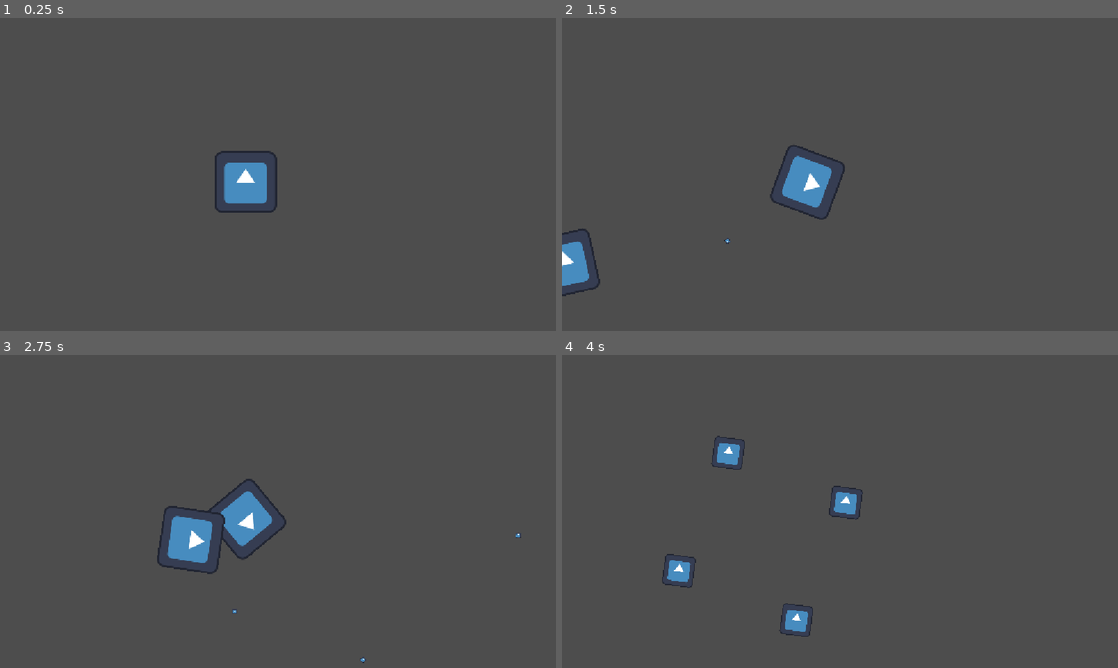
Above: before the commit, frames 1-4 (two rows, left to right).
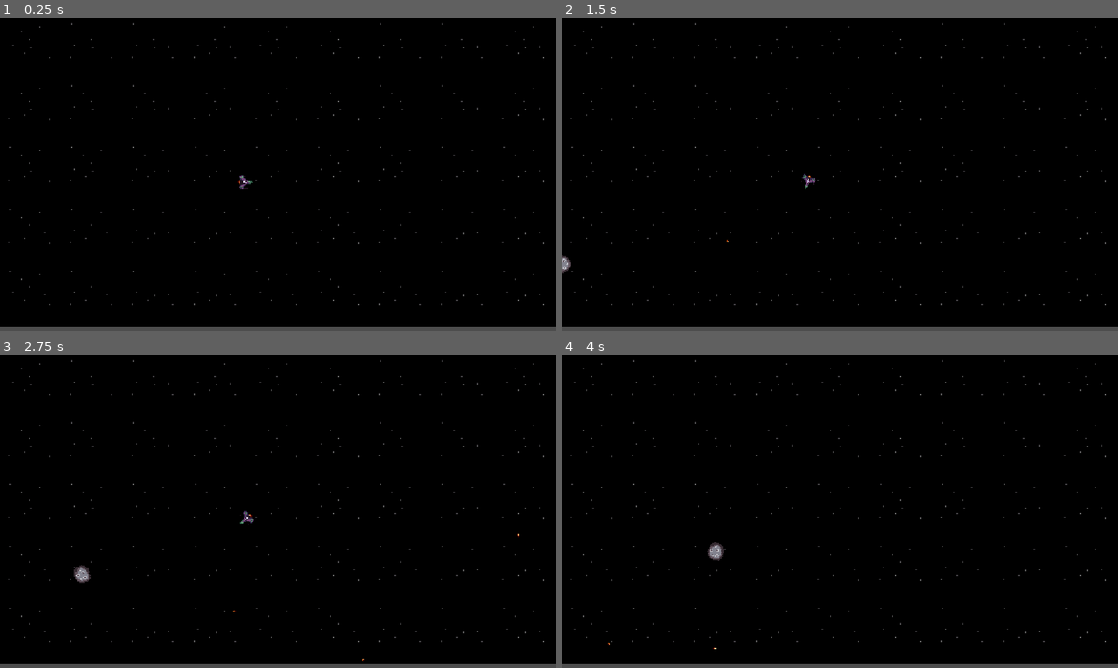
Above: after the commit, the same moments.

Repository: alanva36/vertex-godot-course-game
Game: Godot game, scene res://scenes/levels/main.tscn
The game is run twice, just before and just after one commit, with the same random seed, the same clock (stepped at 60 frames per second) and the same inputs. The engine's default icon, where the game draws it, is replaced by a stand-in: a white triangle on a blue panel in a dark square.
Inputs:
- Up to frame 1 (0.25 s): no input
- Up to frame 2 (1.5 s): tap Enter at 0.5 s; hold D (player_right) 0.53-1.28 s; hold Space (player_shoot) 0.53-1.28 s; hold A (player_left) from 1.28 s (still down); tap Space (player_shoot) at 1.35 s
- Up to frame 3 (2.75 s): release A (player_left) at 2.03 s; hold D (player_right) from 2.03 s (still down); hold Space (player_shoot) from 2.03 s (still down)
- Up to frame 4 (4 s): release D (player_right) at 2.78 s; release Space (player_shoot) at 2.78 s; hold W (player_forward) 2.78-3.53 s; tap Space (player_shoot) at 2.85 s; hold A (player_left) from 3.53 s (still down); hold Space (player_shoot) from 3.53 s (still down)

The runs differ from the first frame. In frame 1, 98% of the frame differs, in the area x 0-100%, y 0-99%; in frame 2, 98%; in frame 3, 98%; in frame 4, 98%.

Commit message:
added sprite textures, background

Diff:
--- a/project.godot
+++ b/project.godot
@@ -71,6 +71,7 @@
 
 [rendering]
 
+textures/canvas_textures/default_texture_filter=0
 rendering_device/driver.windows="d3d12"
 renderer/rendering_method="gl_compatibility"
 renderer/rendering_method.mobile="gl_compatibility"
--- a/scenes/asteroid/asteroid.gd
+++ b/scenes/asteroid/asteroid.gd
@@ -1,7 +1,7 @@
 extends RigidBody2D
 
-const BASE_SIZE: float = 128.0
-const MIN_SPLIT_SIZE: float = 32.0
+const BASE_SIZE: float = 64.0
+const MIN_SPLIT_SIZE: float = 40.0
 
 @export var size: float = BASE_SIZE
 @export var starting_velocity: Vector2
@@ -25,7 +25,7 @@
 
 
 func on_body_entered(body: Node) -> void:
-	if body is RigidBody2D and body.linear_velocity.length() > 2.0 * size:
+	if body is RigidBody2D and body.linear_velocity.length() > 1.25 * size:
 		split()
 
 
@@ -45,7 +45,7 @@
 	is_splitting = true
 
 	queue_free()
-	var next_size: float = size / 2.0
+	var next_size: float = size / 1.25
 	if next_size >= MIN_SPLIT_SIZE:
 		var starting_angle: float = randf() * TAU
 		var parts_count: int = randi_range(2, 5)
@@ -71,6 +71,7 @@
 
 	var detector_shape: CollisionShape2D = asteroid_node.get_node("Detector/CollisionShape2D")
 	detector_shape.shape = body_shape.shape
+	detector_shape.shape.size = Vector2(new_size, new_size)
 
 	var scale_factor: float = new_size / BASE_SIZE
 	asteroid_node.get_node("Sprite2D").scale = Vector2(scale_factor, scale_factor)
--- a/scenes/asteroid/asteroid.tscn
+++ b/scenes/asteroid/asteroid.tscn
@@ -1,13 +1,13 @@
 [gd_scene format=3 uid="uid://c7ka418rmwry8"]
 
 [ext_resource type="Script" uid="uid://dfnuw2bqmntil" path="res://scenes/asteroid/asteroid.gd" id="1_j1t37"]
-[ext_resource type="Texture2D" uid="uid://bdalo7qia7bee" path="res://icon.svg" id="2_8t7q7"]
+[ext_resource type="Texture2D" uid="uid://bw7dojxu1k1oq" path="res://assets/sprites/asteroid.png" id="2_j1t37"]
 
 [sub_resource type="PhysicsMaterial" id="PhysicsMaterial_pxvi8"]
 bounce = 1.0
 
 [sub_resource type="RectangleShape2D" id="RectangleShape2D_j1t37"]
-size = Vector2(128, 128)
+size = Vector2(64, 64)
 
 [node name="Asteroid" type="RigidBody2D" unique_id=1386915693]
 collision_layer = 4
@@ -21,7 +21,7 @@
 shape = SubResource("RectangleShape2D_j1t37")
 
 [node name="Sprite2D" type="Sprite2D" parent="." unique_id=469942340]
-texture = ExtResource("2_8t7q7")
+texture = ExtResource("2_j1t37")
 
 [node name="Detector" type="Area2D" parent="." unique_id=566142676]
 collision_layer = 4
--- a/scenes/bullet/bullet.tscn
+++ b/scenes/bullet/bullet.tscn
@@ -1,10 +1,10 @@
 [gd_scene format=3 uid="uid://jggl2wk2fqqg"]
 
-[ext_resource type="Texture2D" uid="uid://bdalo7qia7bee" path="res://icon.svg" id="1_7c8un"]
 [ext_resource type="Script" uid="uid://tfier05cg582" path="res://scenes/bullet/bullet.gd" id="1_83itf"]
+[ext_resource type="Texture2D" uid="uid://bmt0n2r7dahqf" path="res://assets/sprites/bullet.png" id="2_83itf"]
 
 [sub_resource type="CircleShape2D" id="CircleShape2D_vxkn6"]
-radius = 6.0
+radius = 4.0
 
 [node name="Area2D" type="Area2D" unique_id=459639134]
 collision_layer = 2
@@ -12,8 +12,7 @@
 script = ExtResource("1_83itf")
 
 [node name="Sprite2D" type="Sprite2D" parent="." unique_id=1020495296]
-scale = Vector2(0.082143545, 0.082143545)
-texture = ExtResource("1_7c8un")
+texture = ExtResource("2_83itf")
 
 [node name="CollisionShape2D" type="CollisionShape2D" parent="." unique_id=1896429246]
 shape = SubResource("CircleShape2D_vxkn6")
--- a/scenes/levels/main.tscn
+++ b/scenes/levels/main.tscn
@@ -3,8 +3,16 @@
 [ext_resource type="Script" uid="uid://bg8pgtsmvvwgp" path="res://scripts/asteroid_spawner.gd" id="2_2vj2h"]
 [ext_resource type="PackedScene" uid="uid://c7ka418rmwry8" path="res://scenes/asteroid/asteroid.tscn" id="2_j4d2a"]
 [ext_resource type="PackedScene" uid="uid://btbr5masag3lb" path="res://scenes/player/player.tscn" id="2_y0acb"]
+[ext_resource type="Texture2D" uid="uid://dv2vbaj8uyfqb" path="res://assets/background/background.png" id="4_j4d2a"]
 
 [node name="Main" type="Node2D" unique_id=460889357]
+
+[node name="Background" type="TextureRect" parent="." unique_id=1353376289]
+z_index = -1
+offset_right = 1280.0
+offset_bottom = 640.0
+texture = ExtResource("4_j4d2a")
+stretch_mode = 1
 
 [node name="AsteroidSpawner" type="Node" parent="." unique_id=398971140]
 script = ExtResource("2_2vj2h")
--- a/scenes/player/player.tscn
+++ b/scenes/player/player.tscn
@@ -1,10 +1,11 @@
 [gd_scene format=3 uid="uid://btbr5masag3lb"]
 
 [ext_resource type="Script" uid="uid://rymcn8e7rxsg" path="res://scenes/player/player.gd" id="1_8afob"]
-[ext_resource type="Texture2D" uid="uid://bdalo7qia7bee" path="res://icon.svg" id="2_dovo2"]
 [ext_resource type="PackedScene" uid="uid://jggl2wk2fqqg" path="res://scenes/bullet/bullet.tscn" id="2_gmlin"]
+[ext_resource type="Texture2D" uid="uid://cwxf8pmugvvur" path="res://assets/sprites/spaceship.png" id="3_gmlin"]
 
 [sub_resource type="CircleShape2D" id="CircleShape2D_4m1fe"]
+radius = 18.0
 
 [node name="Player" type="CharacterBody2D" unique_id=836718858]
 collision_mask = 4
@@ -15,7 +16,8 @@
 shape = SubResource("CircleShape2D_4m1fe")
 
 [node name="Sprite2D" type="Sprite2D" parent="." unique_id=1980694969]
-texture = ExtResource("2_dovo2")
+rotation = 1.5707964
+texture = ExtResource("3_gmlin")
 
 [node name="ShootPoint" type="Marker2D" parent="." unique_id=141089498]
 position = Vector2(19, 0)
--- a/scripts/asteroid_spawner.gd
+++ b/scripts/asteroid_spawner.gd
@@ -1,7 +1,7 @@
 class_name AsteroidSpawner
 extends Node
 
-const ASTEROID_SPEED: float = 350.0
+const ASTEROID_SPEED: float = 150.0
 const MIN_SPAWN_DELAY: float = 1.0
 const MAX_SPAWN_DELAY: float = 3.0
 
Binary file added: assets/background/background.png
Not shown, added: assets/background/background.png.import
Binary file added: assets/sprites/asteroid.png
Not shown, added: assets/sprites/asteroid.png.import
Binary file added: assets/sprites/bullet.png
Not shown, added: assets/sprites/bullet.png.import
Binary file added: assets/sprites/spaceship.png
Not shown, added: assets/sprites/spaceship.png.import
